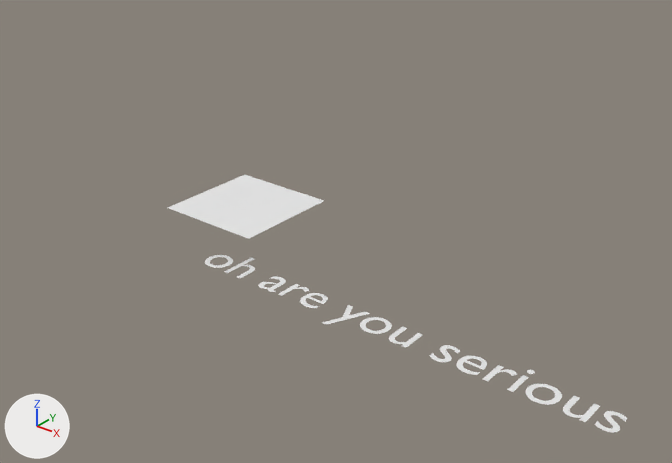
A saved change to the Blender file blender/am/template_list.blend.
Rendered twice from a 50 mm camera at (8.97, -11.25, 4.56) aimed at (-0.79, 0.94, -3.0). Arrows for +X, +Y and +Z are at lower left; the lights stay in place.

In view in the first picture: 'Plane', 'Text'.
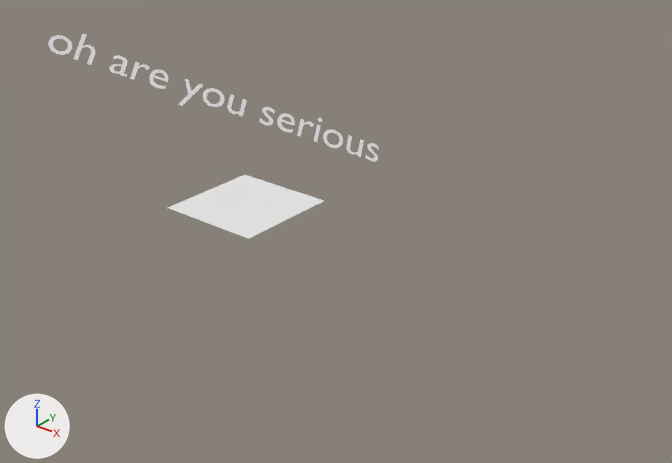
Changed parts and their boxes (x1, y1, x2, y2) in the pictures (672 x 463 px):
'Text', moved, turned: before (205, 255, 627, 433); after (48, 34, 379, 162)

What the commit changed:
Object 'Text' (ob_text) moves from (-1.76, -1.64, -2.89) to (-7.68, -0.14, -0.47).
Object 'Text' (ob_text) turns from (0, 0, 0) to (40, 22, 44) degrees about x, y and z.
